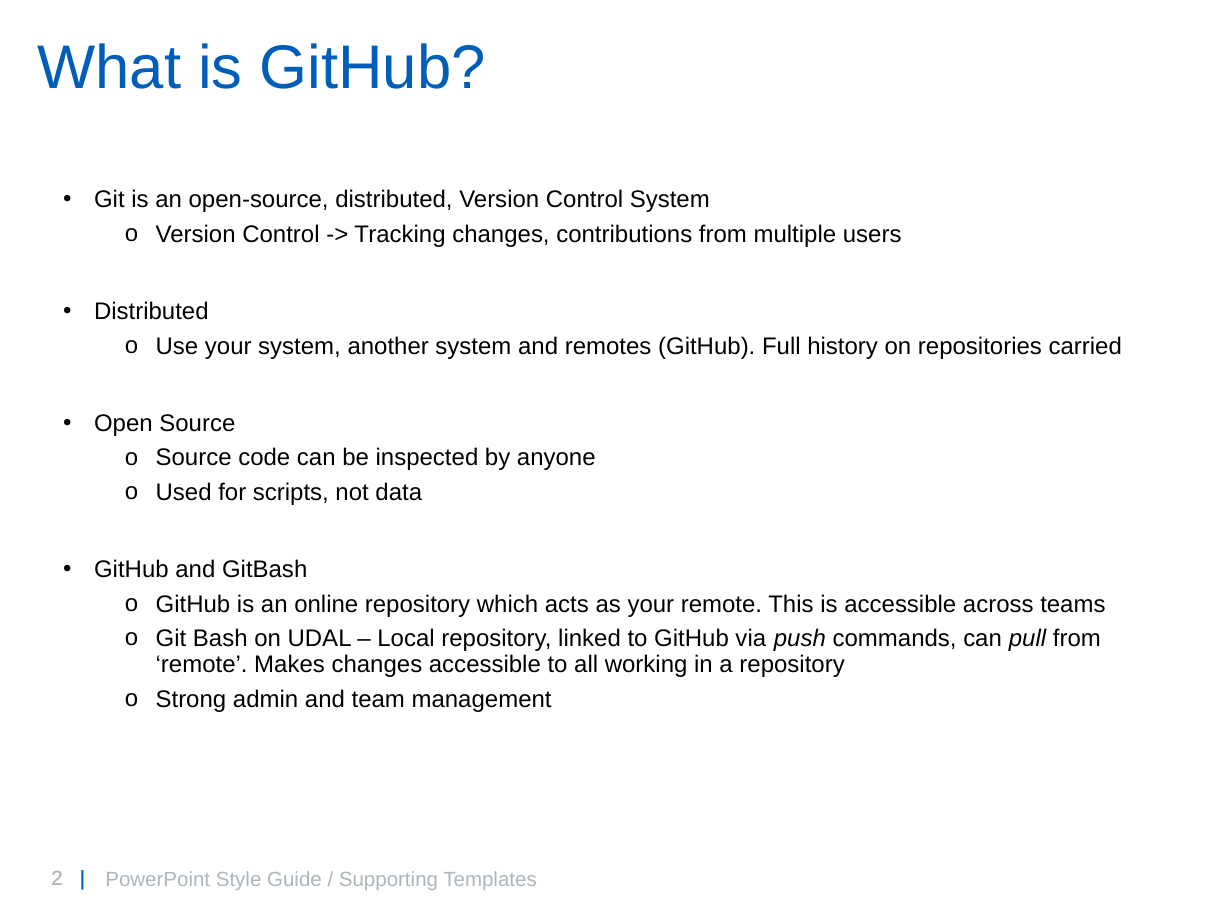
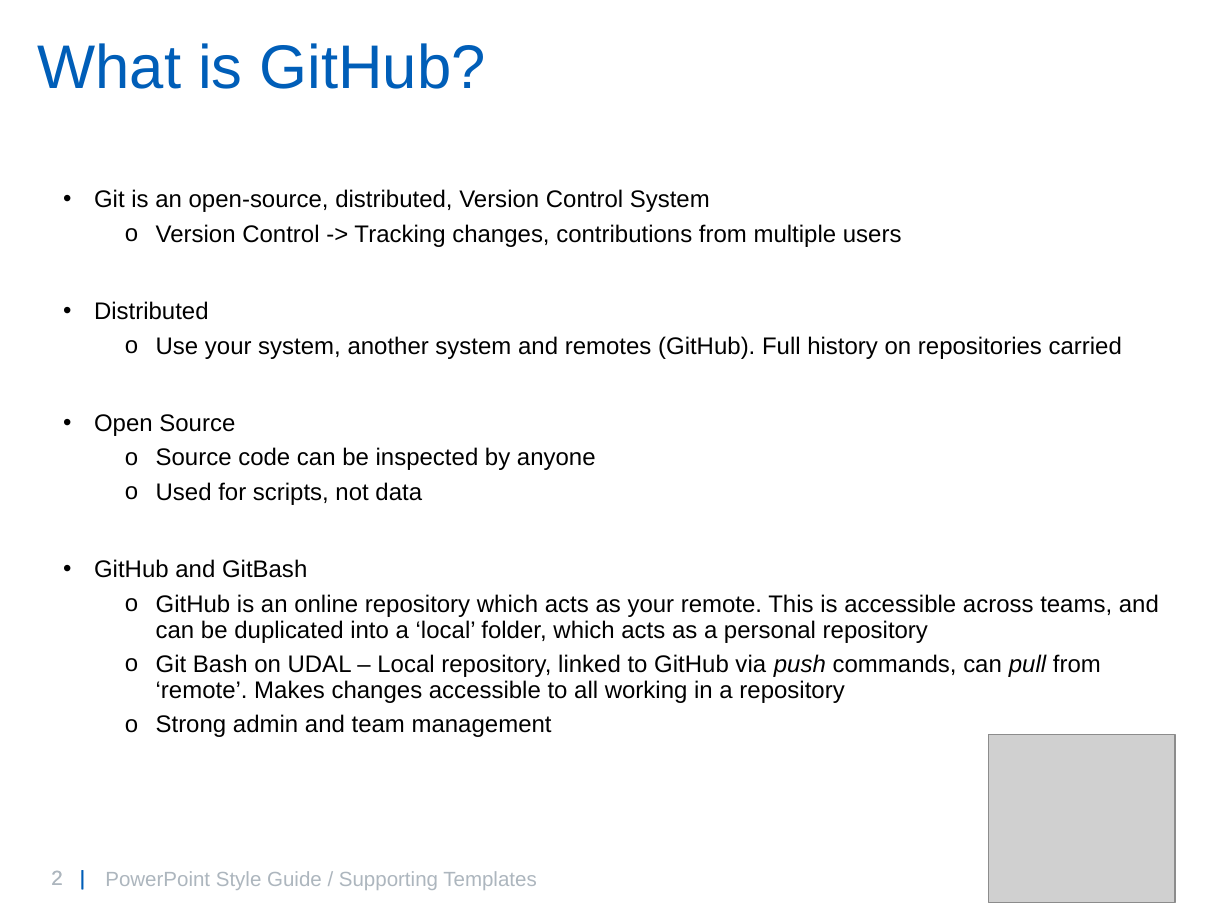
Before and after one commit to willbrooks2/Git_Introduction, a slide deck: slide 2 of GitIntro.pptx. Drawn at 1232x924 pixels with LibreOffice and Linux fonts; fonts in the diff are those of the drawing; grey boxes stand for pictures; background and template pictures are left out. Boxes give left, top, right and bottom in pixels: in the first picture for what was removed or moved away, otherwise in the second. Text is boxed around its words. In the diff, an @@ line names an element or a change of style, - is before the commit and + after.

```diff
--- a/GitIntro.pptx
+++ b/GitIntro.pptx
@@ text at (156, 594, 1159, 643): text changed @@
-  o GitHub is an online repository which acts as your remote. This is accessible across teams
+  o GitHub is an online repository which acts as your remote. This is accessible across teams, and can be duplicated into a ‘local’ folder, which acts as a personal repository
@@ picture added at (989, 734, 1175, 903) @@
```
Also in this commit, not shown: 5 other slides changed, 1 other file.
